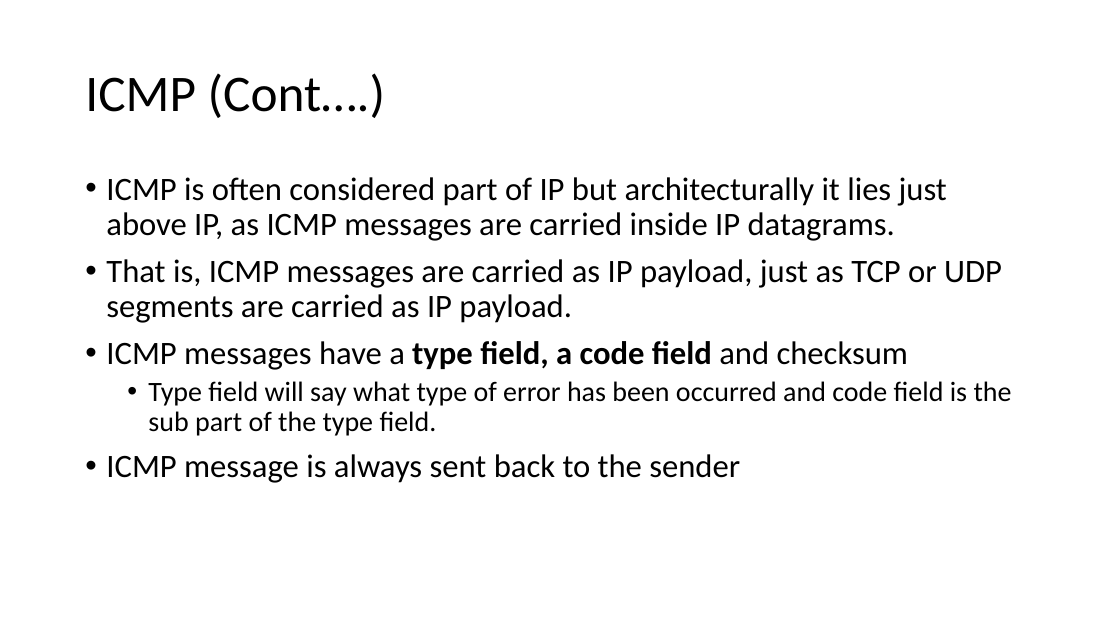
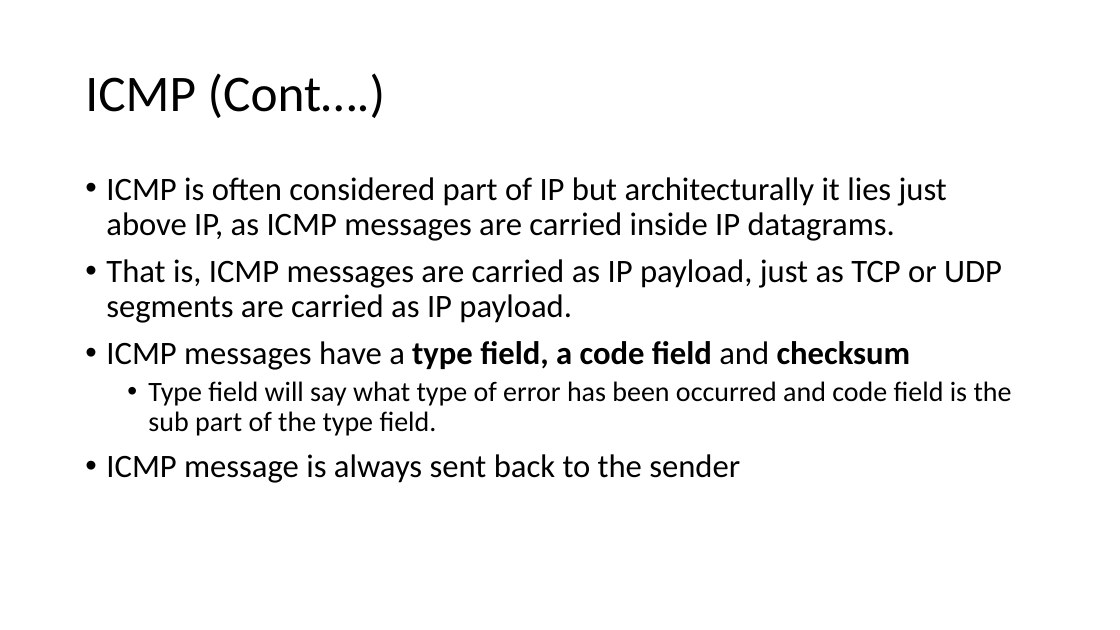
Before and after one commit to shakiliitju/B.Sc-in-ICT, a slide deck: slide 55 of 3.1 Third Year first semester/ICT-3103 Computer Networks/Lectures/Lecture4.pptx. Drawn at 1120x630 pixels with LibreOffice and Linux fonts; fonts in the diff are those of the drawing. Boxes give left, top, right and bottom in pixels: in the first picture for what was removed or moved away, otherwise in the second. Text is boxed around its words. In the diff, an @@ line names an element or a change of style, - is before the commit and + after.

```diff
--- a/3.1 Third Year first semester/ICT-3103 Computer Networks/Lectures/Lecture4.pptx
+++ b/3.1 Third Year first semester/ICT-3103 Computer Networks/Lectures/Lecture4.pptx
@@ text at [106, 341, 911, 370]: bold on in "checksum" @@
```
Also in this commit, not shown: 9 other files.
